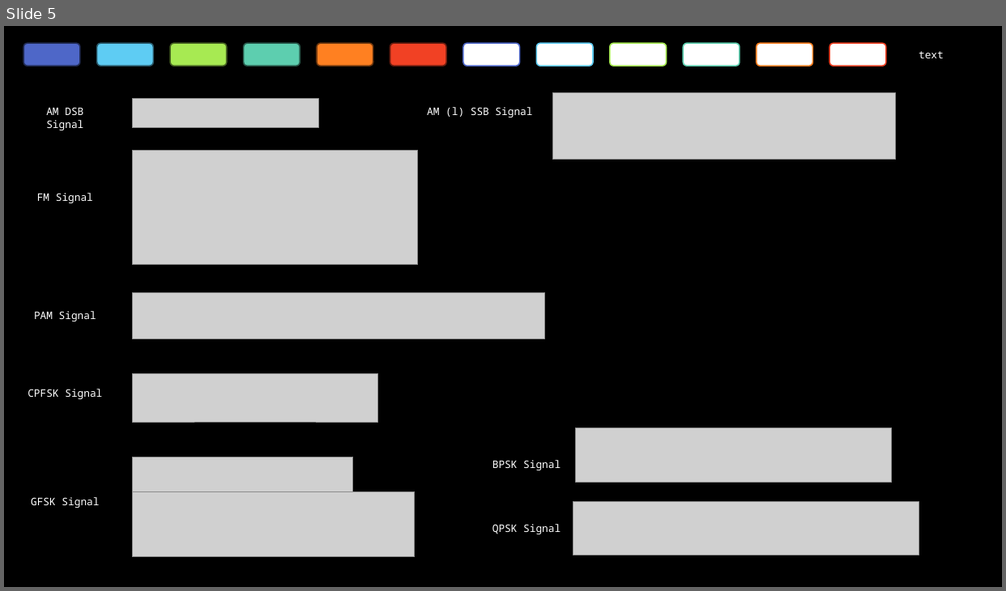
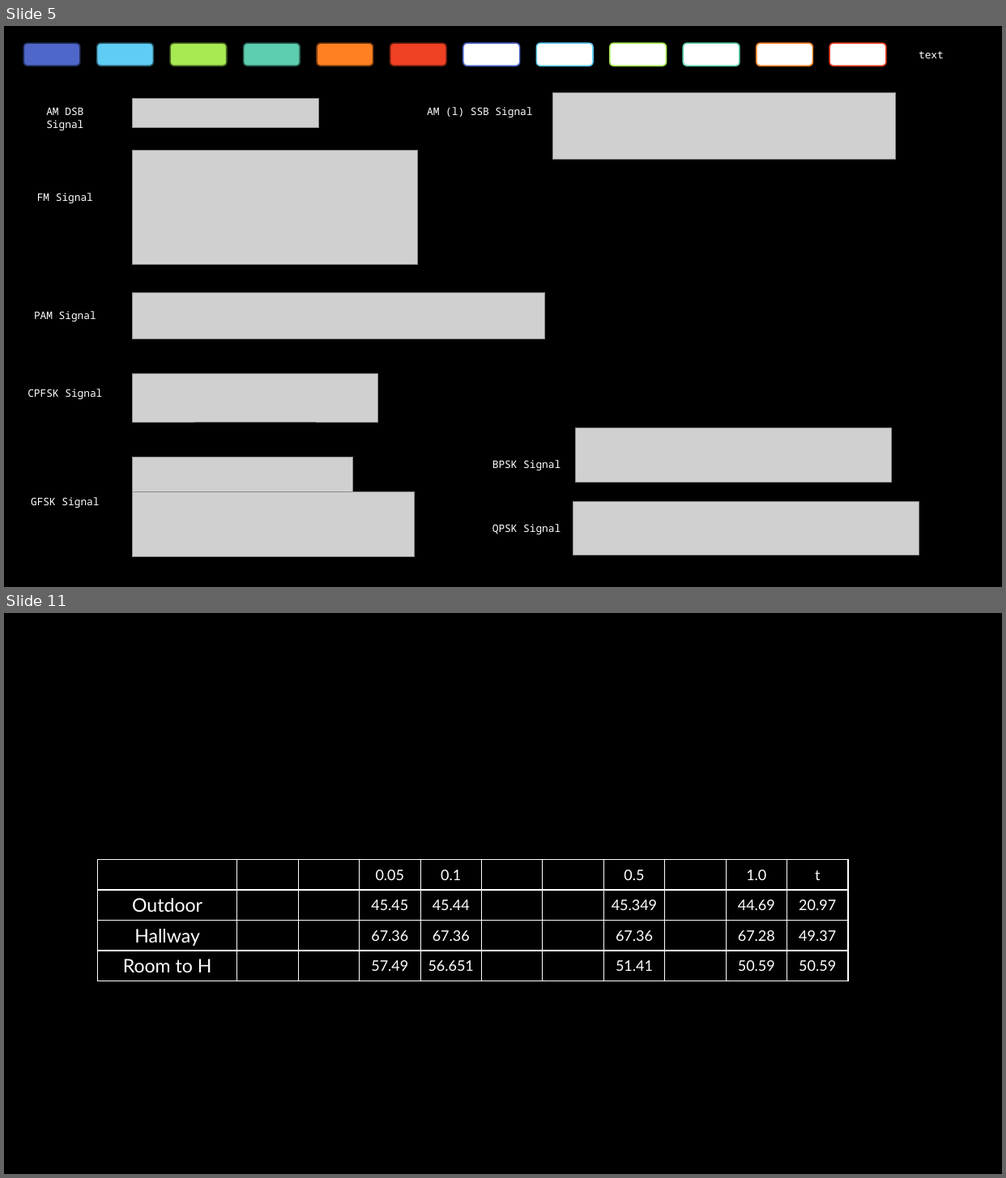
Before and after one commit to chun-chih-lin/wireless_transformer, a slide deck: NOTES.pptx. Shown one above the other, each under a label of ours: slide 5 before the commit, slides 5 and 11 after it; the slides between them are not shown. The pictures are 1006x591 and 1006x1178 pixels, drawn with LibreOffice and Linux fonts; fonts in the diff are those of the drawing; grey boxes stand for pictures; background and template pictures are left out. Boxes give left, top, right and bottom in pixels: in the first picture for what was removed or moved away, otherwise in the second. Text is boxed around its words. In the diff, an @@ line names an element or a change of style, - is before the commit and + after.

```diff
--- a/NOTES.pptx
+++ b/NOTES.pptx
@@ slide 11 added at <box>4,613,1002,1174</box>, background picture (left out) @@
@@ table added at <box>98,860,851,982</box>, 4 rows, 11 columns @@
+ |  |  | 0.05 | 0.1 |  |  | 0.5 |  | 1.0 | t
+Outdoor |  |  | 45.45 | 45.44 |  |  | 45.349 |  | 44.69 | 20.97
+Hallway |  |  | 67.36 | 67.36 |  |  | 67.36 |  | 67.28 | 49.37
+Room to H |  |  | 57.49 | 56.651 |  |  | 51.41 |  | 50.59 | 50.59
```
Also in this commit, not shown: 5 other slides added, 2 slides removed, 1 other file.
